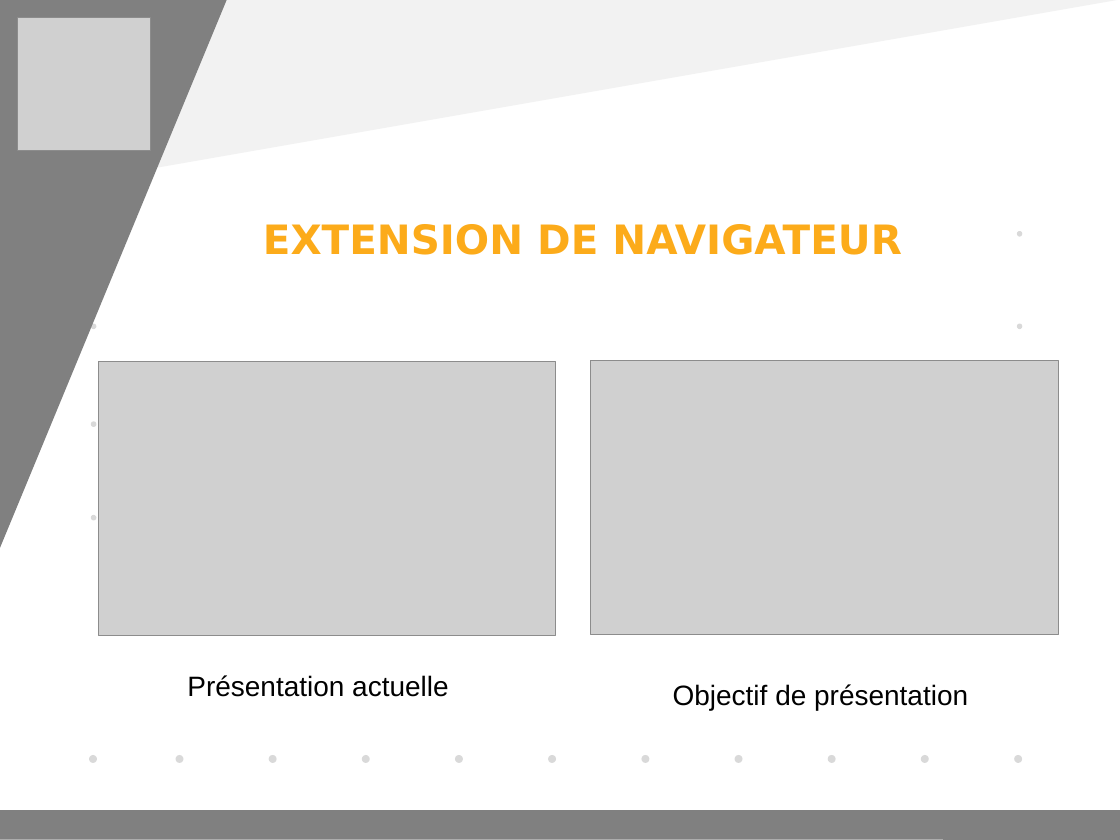
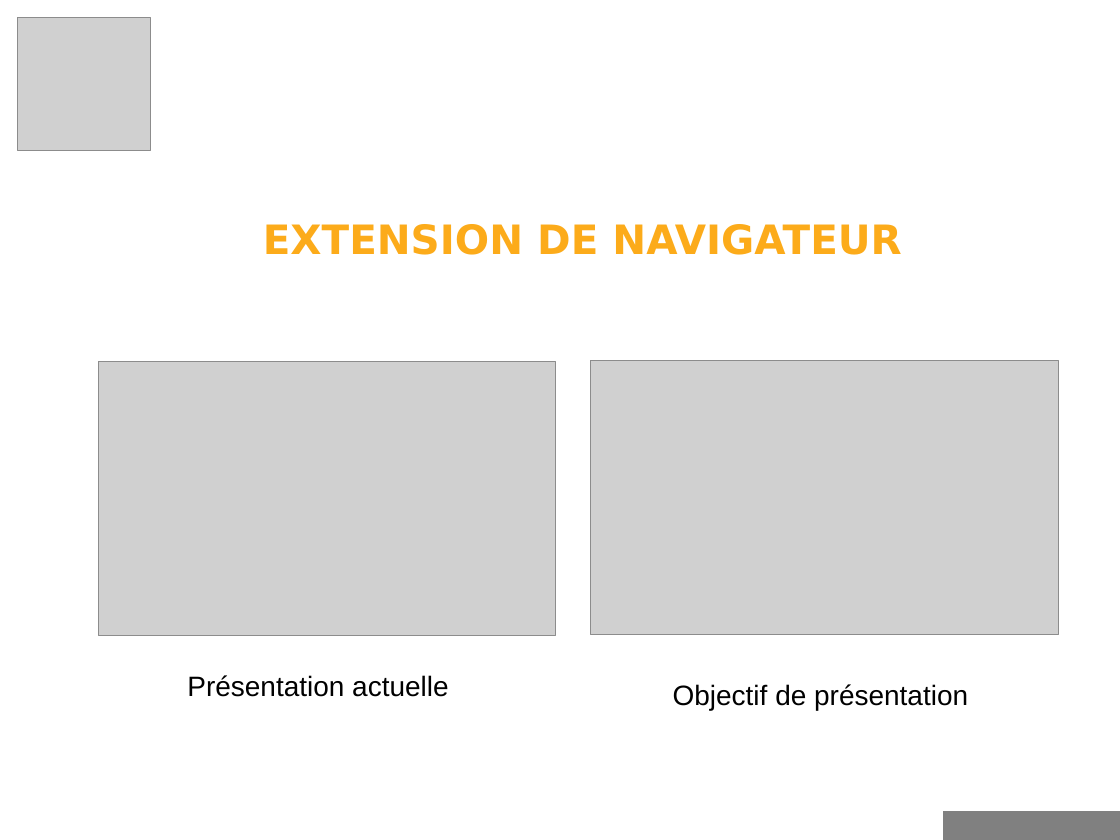
Before and after one commit to YohannBethoule/AnnuaireCollaboratif, a slide deck: slide 4 of diapo.odp. Drawn at 1120x840 pixels with LibreOffice and Linux fonts; fonts in the diff are those of the drawing; grey boxes stand for pictures. Boxes give left, top, right and bottom in pixels: in the first picture for what was removed or moved away, otherwise in the second. Text is boxed around its words. In the diff, an @@ line names an element or a change of style, - is before the commit and + after.

```diff
--- a/diapo.odp
+++ b/diapo.odp
@@ right triangle removed at [0,0,1120,196] @@
@@ right triangle removed at [0,0,226,548] @@
@@ ellipse removed at [91,231,96,236] @@
@@ rectangle removed at [159,215,1120,644] @@
@@ ellipse removed at [1017,231,1023,236] @@
@@ ellipse removed at [91,324,96,329] @@
@@ ellipse removed at [1017,324,1023,329] @@
@@ ellipse removed at [91,421,96,427] @@
@@ ellipse removed at [91,515,96,521] @@
@@ ellipse removed at [90,755,97,763] @@
@@ ellipse removed at [176,755,184,763] @@
@@ ellipse removed at [269,755,277,763] @@
@@ ellipse removed at [362,755,370,763] @@
@@ ellipse removed at [455,755,463,763] @@
@@ ellipse removed at [548,755,556,763] @@
@@ ellipse removed at [642,755,650,763] @@
@@ ellipse removed at [735,755,743,763] @@
@@ ellipse removed at [828,755,836,763] @@
@@ ellipse removed at [921,755,928,763] @@
@@ ellipse removed at [1015,755,1023,763] @@
@@ rectangle removed at [0,810,1120,840] @@
@@ rectangle removed at [944,811,1120,840] @@
@@ freeform shape added at [944,811,1120,840], fill #808080, outline #808080 0 pt @@
```
Also in this commit, not shown: 5 other slides changed.
